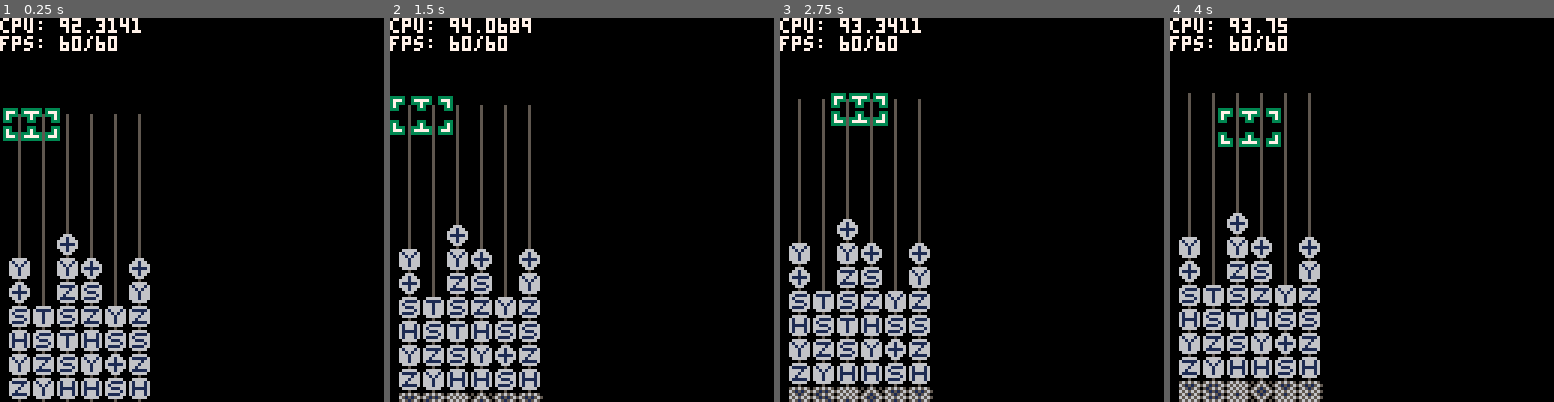
Above: before the commit, frames 1-4 (left to right).
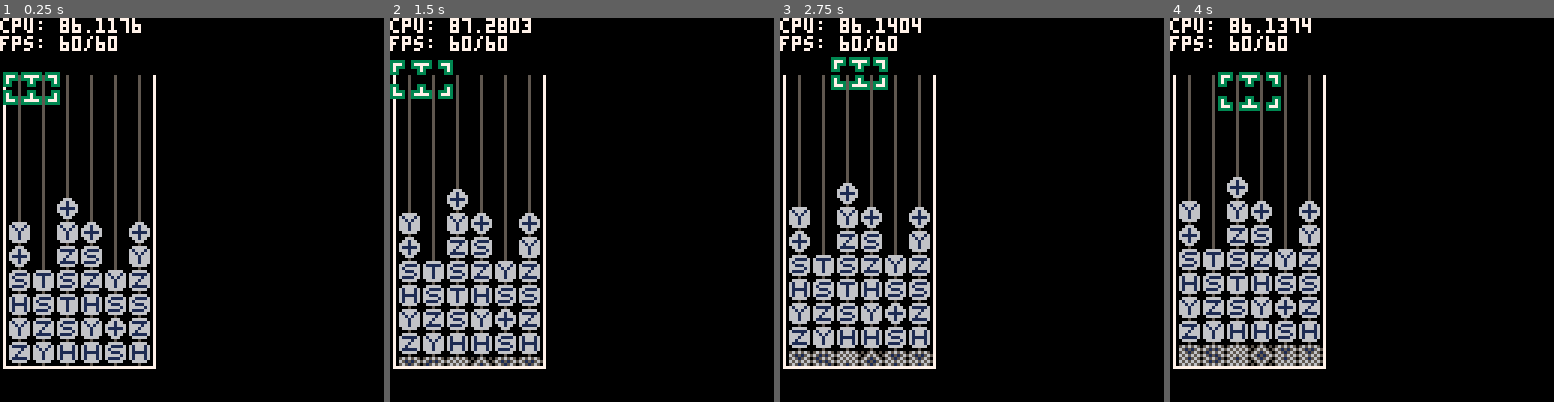
Above: after the commit, the same moments.

Repository: qniapp/quantattack
Game: PICO-8 cartridge qitaev.p8
Two runs of this game, one before a commit and one after it. Both use one fixed random seed, a clock stepped at 60 frames per second and the inputs below.
Inputs:
- Up to frame 1 (0.25 s): no input
- Up to frame 2 (1.5 s): tap X (X key) at 0.33, 1.07 s; tap O (Z key) at 0.7 s
- Up to frame 3 (2.75 s): hold Right 1.6-2.1 s; tap O (Z key) at 1.7, 2.1, 2.5 s; tap X (X key) at 1.85 s; hold Up 2.15-2.42 s; hold Right from 2.47 s (still down)
- Up to frame 4 (4 s): tap O (Z key) at 2.9, 3.3, 3.7 s; tap X (X key) at 2.97 s; release Right at 3.03 s; hold Left 3.08-3.58 s; hold Down 3.63-3.97 s

The runs differ from the first frame. In frame 1, 13% of the frame differs, in the area x 0-41%, y 0-100%; in frame 2, 14%; in frame 3, 15%; in frame 4, 15%.

Commit message:
ワイヤをスプライトを使わず line で描く

Diff:
--- a/qitaev.p8
+++ b/qitaev.p8
@@ -2,6 +2,7 @@
 version 36
 __lua__
 colors = {
+  ["black"] = 0,
   ["dark_blue"] = 1,
   ["dark_purple"] = 2,
   ["dark_green"] = 3,
@@ -334,13 +335,18 @@
       end,
 
       draw = function(self)
+        -- wires
+        for i = 1, 6 do
+          line(self.left + 3 + (i - 1) * quantum_gate.size, self.top - 1,
+               self.left + 3 + (i - 1) * quantum_gate.size, self.top - 1 + self.rows * quantum_gate.size,
+               colors.dark_grey)
+        end
+
+        -- gates
         for bx = 1, board.cols do
           for by = board.rows + board.next_row, 1, -1 do
             local x = self.left + (bx - 1) * quantum_gate.size
             local y = self.top + (by - 1) * quantum_gate.size
-
-            wire:draw(x, y - self.raised_dots)
-
             local gate = self.gate[bx][by]
 
             if gate:is_swapping_with_left() then
@@ -414,6 +420,22 @@
             end
           end
         end
+
+        -- mask next row outside the border
+        rectfill(self.left - 1, self.top + board.rows * quantum_gate.size,
+                 self.left + board.cols * quantum_gate.size - 1, self.top + (board.rows + 1) * quantum_gate.size,
+                 colors.black)
+
+        -- border left
+        line(self.left - 2, self.top - 1,
+             self.left - 2, self.top + self.rows * quantum_gate.size,
+             colors.white)
+        -- border bottom
+        line(self.left - 2, self.top + self.rows * quantum_gate.size,
+             self.left + self.cols * quantum_gate.size, self.top + self.rows * quantum_gate.size, colors.white)
+        -- border right
+        line(self.left + self.cols * quantum_gate.size, self.top - 1,
+             self.left + self.cols * quantum_gate.size, self.top + self.rows * quantum_gate.size, colors.white)
       end,
 
       swap = function(self, xl, xr, y)
@@ -731,15 +753,6 @@
     b:init(top, left)
 
     return b
-  end,
-}
-
--- todo: このクラスはなくして line で直接描く
-wire = {
-  _sprite = 65,
-
-  draw = function(self, x, y)
-    spr(self._sprite, x, y)
   end,
 }
 
@@ -1096,8 +1109,8 @@
 
 player_cursor = {
   _sprites = {
-    ["corner"] = 66,
-    ["middle"] = 67
+    ["corner"] = 65,
+    ["middle"] = 66
   },
 
   _color = colors.dark_green,
@@ -1267,7 +1280,7 @@
 
   init = function(self)
     self._state = "solo"
-    self.board = board:new(32, 3)
+    self.board = board:new(20, 3)
     self.player_cursor = player_cursor:new(1, 1, self.board)
     self.tick = 0
     self.dots_gates_raised = 0
@@ -1482,17 +1495,17 @@
 66666660066666006666666066666660666666606666666000000000031013000000000000000000000000000000000000000000000000000000000000000000
 06666600006660000666660006666600066666000666660000000000000000000000000000000000000000000000000000000000000000000000000000000000
 00000000000000000000000000000000000000000000000000000000000000000000000000000000000000000000000000000000000000000000000000000000
-50505050000500000000000000000000000000000000000000000000000000000000000000000000000000000000000000000000000000000000000000000000
-05050505000500000000000000000000000000000000000000000000000000000000000000000000000000000000000000000000000000000000000000000000
-50505050000500000033333033333330000000000000000000000000000000000000000000000000000000000000000000000000000000000000000000000000
-05050505000500000037773037777730000000000000000000000000000000000000000000000000000000000000000000000000000000000000000000000000
-50505050000500000037333033373330000000000000000000000000000000000000000000000000000000000000000000000000000000000000000000000000
-05050505000500000037300000373000000000000000000000000000000000000000000000000000000000000000000000000000000000000000000000000000
-50505050000500000033300000333000000000000000000000000000000000000000000000000000000000000000000000000000000000000000000000000000
-05050505000500000000000000000000000000000000000000000000000000000000000000000000000000000000000000000000000000000000000000000000
-…(6 lines of a section not shown)…
+50505050000000000000000000000000000000000000000000000000000000000000000000000000000000000000000000000000000000000000000000000000
+05050505000000000000000000000000000000000000000000000000000000000000000000000000000000000000000000000000000000000000000000000000
+50505050003333303333333000000000000000000000000000000000000000000000000000000000000000000000000000000000000000000000000000000000
+05050505003777303777773000000000000000000000000000000000000000000000000000000000000000000000000000000000000000000000000000000000
+50505050003733303337333000000000000000000000000000000000000000000000000000000000000000000000000000000000000000000000000000000000
+05050505003730000037300000000000000000000000000000000000000000000000000000000000000000000000000000000000000000000000000000000000
+50505050003330000033300000000000000000000000000000000000000000000000000000000000000000000000000000000000000000000000000000000000
+05050505000000000000000000000000000000000000000000000000000000000000000000000000000000000000000000000000000000000000000000000000
+…(6 lines of a section not shown)…
